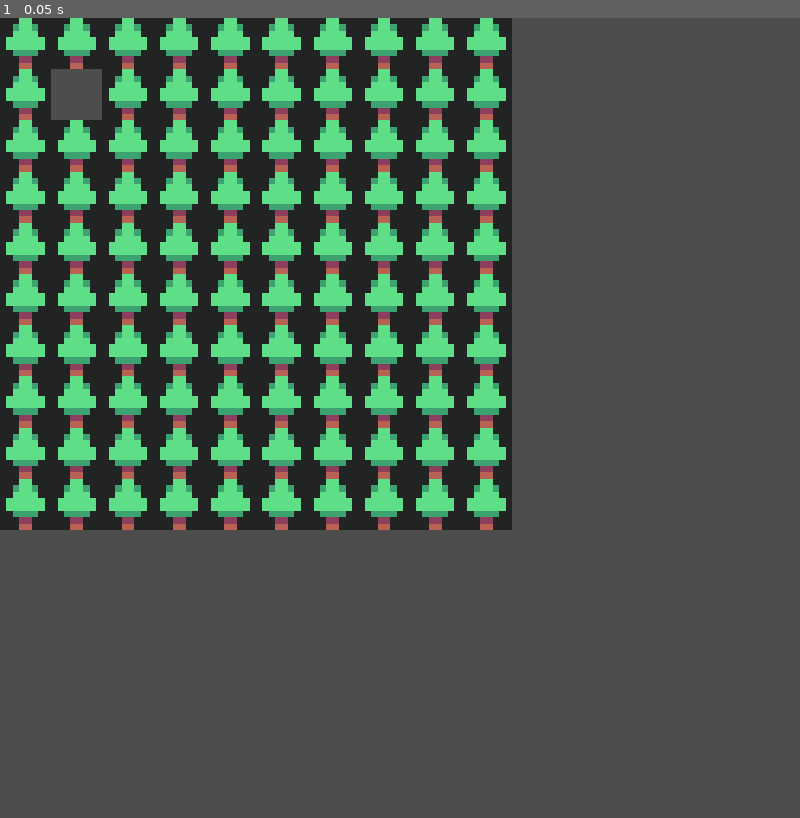
Above: before the commit, frame 1.
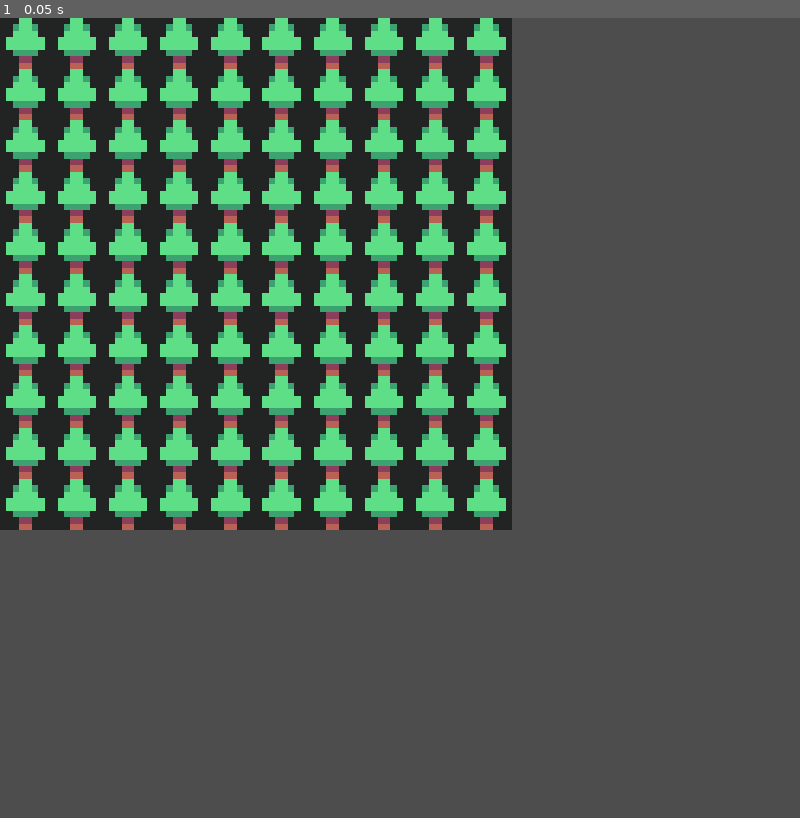
Above: after the commit, the same moment.

Repository: alexanderono7/forest-fires-godot
Game: Godot game, scene res://main.tscn
Two runs of this game, one before a commit and one after it. Both use one fixed random seed, a clock stepped at 60 frames per second and the inputs below. The project has no main scene, so this scene is started directly.
Inputs:
- Up to frame 1 (0.05 s): no input

The runs differ from the first frame. In frame 1, 0.4% of the frame differs, in the area x 6-13%, y 6-13%.

Commit message:
Running main thread in main.gd::process

Diff:
--- a/main.gd
+++ b/main.gd
@@ -27,35 +27,32 @@
 func setCell(i : int, j : int, mytype : String):
 	match mytype:
 		"fire":
+			tilemap().set_cell(Vector2(i,j),0,Vector2(8,8),0)
+		"tree":
 			tilemap().set_cell(Vector2(i,j),0,Vector2(5,5),0)
-		"tree":
-			tilemap().set_cell(Vector2(i,j),0,Vector2(8,8),0)
 		"empty":
 			tilemap().erase_cell(Vector2(i,j))
 		_:
 			print("How did this happen?")
 
-
 func mainThread(width, height):
 	for i in range(width):
 		for j in range(height):
-			setCell(i,j,"fire")
-			setCell(1,1,"empty")
+			setCell(i,j,"tree")
+	#print(tilemap().get_cell_tile_data(Vector2(3,3)).get_custom_data("forest_fire_dl")) # get name of tile at given coords of the actual "game grid"
 
-	#print(tilemap().get_cell_tile_data(Vector2(3,3)).get_custom_data("forest_fire_dl")) # get name of tile at given coords of the actual "game grid"
-	print(getTileType(3,3))
-	print(getTileType(10,10))
 
 
 func _ready():
 	# tree = [5,5]
 	# fire = [8,8]
-	print("hello!")
 	#randomize() # necessary for rng?
-	var width:int = 3
-	var height:int = 4
-	mainThread(10, 10)
-
+	pass
 
 func _process(delta):
-	pass
+	var width:int = 10
+	var height:int = 10
+	mainThread(width,height)
+
+#func _on_tile_map_layer_ready() -> void:
+#	mainThread(10,10)
